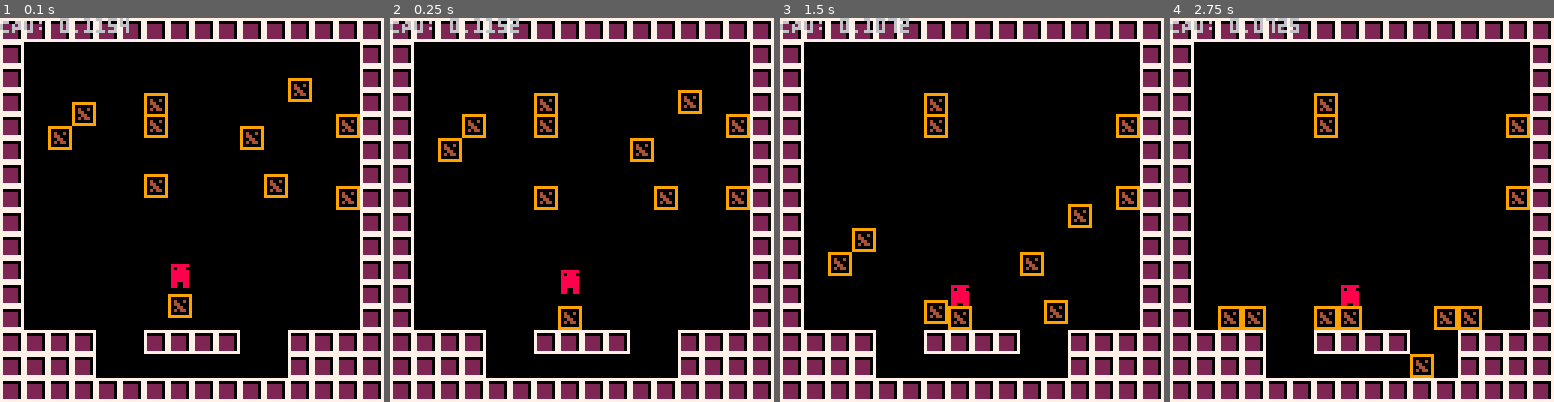
Above: before the commit, frames 1-4 (left to right).
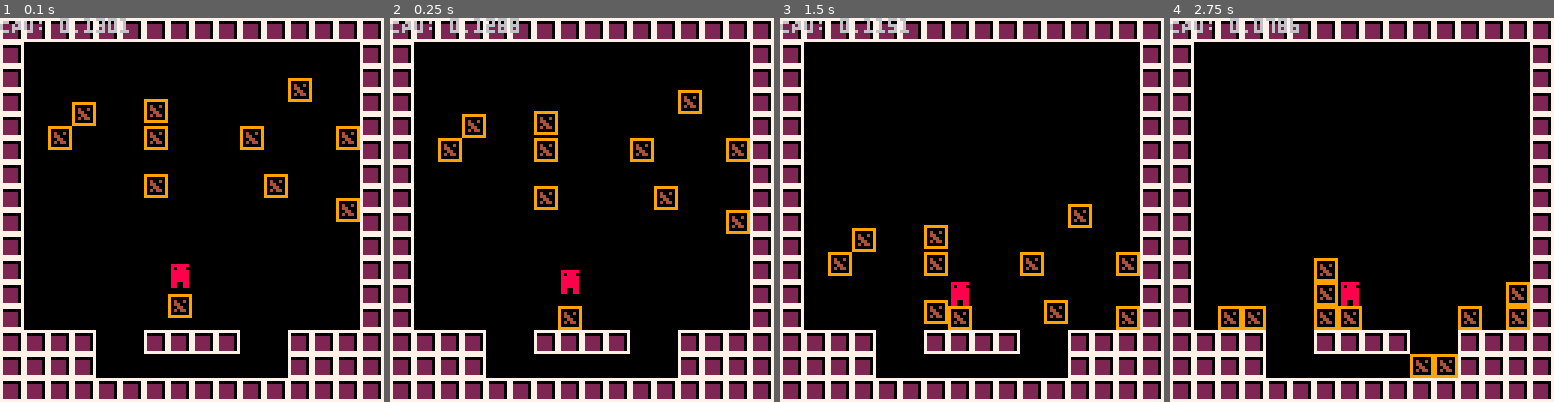
Above: after the commit, the same moments.

Repository: ExOK/Celeste2
Game: PICO-8 cartridge celeste2.p8
Same seed, same stepped clock (60 frames per second), same inputs: the game is played once before the commit and once after it.
Inputs:
- Up to frame 1 (0.1 s): no input
- Up to frame 2 (0.25 s): no input
- Up to frame 3 (1.5 s): no input
- Up to frame 4 (2.75 s): no input

The runs differ from the first frame. In frame 1, 1.3% of the frame differs, in the area x 25-94%, y 0-54%; in frame 2, 1.6%; in frame 3, 2.0%; in frame 4, 2.3%, in the area x 28-94%, y 0-94%.

Commit message:
fixed collision stuff

Diff:
--- a/celeste2.p8
+++ b/celeste2.p8
@@ -41,7 +41,7 @@
 	self.spr = self.tile
 end
 crate.update = function(self)
-	if (not self:check_solid()) then
+	if (not self:check_solid(0, 1)) then
 		self:move_y(1)
 	end
 end
--- a/object.lua
+++ b/object.lua
@@ -65,8 +65,8 @@
 	if (ox == nil) then ox = 0 end
 	if (oy == nil) then oy = 0 end
 
-	for i = flr((ox + self.x + self.hit_x) / 8),flr((ox + self.x + self.hit_x + self.hit_w) / 8) do
-		for j = flr((oy + self.y + self.hit_y) / 8),flr((oy + self.y + self.hit_y + self.hit_h) / 8) do
+	for i = flr((ox + self.x + self.hit_x) / 8),flr((ox + self.x + self.hit_x + self.hit_w - 1) / 8) do
+		for j = flr((oy + self.y + self.hit_y) / 8),flr((oy + self.y + self.hit_y + self.hit_h - 1) / 8) do
 			if (fget(room_tile_at(i, j), 1)) then
 				return true
 			end
--- a/player.lua
+++ b/player.lua
@@ -5,7 +5,7 @@
 	self.spr = self.tile
 end
 player.update = function(self)
-	if (not self:check_solid()) then
+	if (not self:check_solid(0, 1)) then
 		self:move_y(0.5)
 	end
 end
